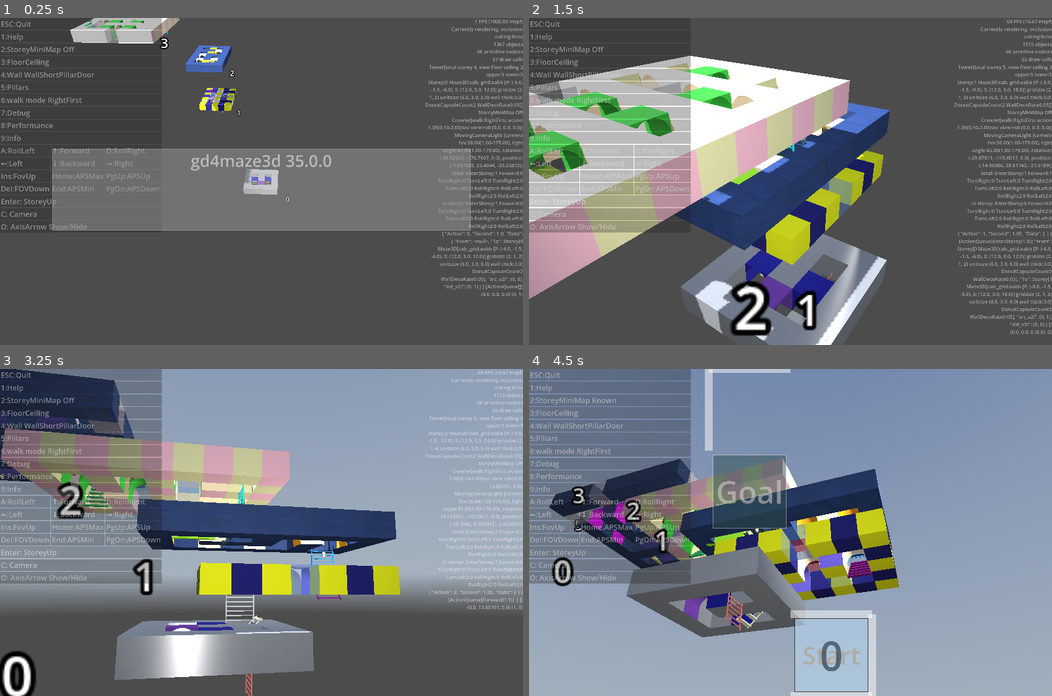
Above: before the commit, frames 1-4 (two rows, left to right).
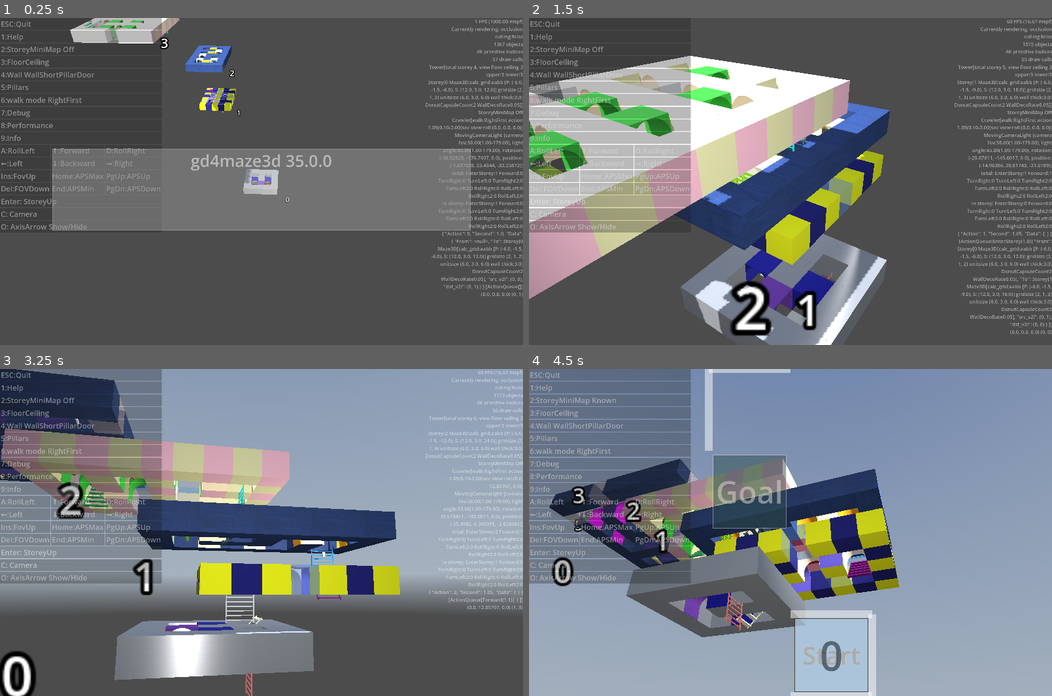
Above: after the commit, the same moments.

Repository: kasworld/gd4maze3d
Game: Godot game, scene res://main.tscn
Same seed, same stepped clock (60 frames per second), same inputs: the game is played once before the commit and once after it. A sky picture missing from this copy of the repository is replaced by a grey-blue gradient.
Inputs (mouse positions are in pixels of both pictures, inside the frame that each line leads up to):
- Up to frame 1 (0.25 s): no input
- Up to frame 2 (1.5 s): click "Enter: StoreyUp" at 0.5 s; click "Enter: StoreyUp" at 1.25 s
- Up to frame 3 (3.25 s): tap Enter at 2 s; move the mouse to (376, 516) at 2.02 s; hold Right 2.03-2.78 s; tap Q at 2.1 s; click (376, 516) at 2.17 s; move the mouse to (156, 548) at 2.77 s; hold Down from 2.78 s (still down); tap E at 2.85 s
- Up to frame 4 (4.5 s): move the mouse to (842, 460) at 3.52 s; release Down at 3.53 s; hold Right 3.53-4.28 s; tap 1 at 3.6 s; move the mouse to (764, 597) at 4.27 s; hold Up from 4.28 s (still down); tap 2 at 4.35 s; click (764, 597) at 4.42 s

The runs differ from the first frame. In frame 1, less than 0.1% of the frame differs, in the area x 40-45%, y 13-27%; in frame 2, less than 0.1%; in frame 3, less than 0.1%; in frame 4, less than 0.1%, in the area x 33-42%, y 49-55%.
Error in both runs: Invalid call. Nonexistent function 'enqueue_with_speed' in base 'RefCounted (ActionQueue)'. (res://main.gd:183)

Commit message:
fix wall deco size

Diff:
--- a/maze_3d/maze_3d.gd
+++ b/maze_3d/maze_3d.gd
@@ -41,14 +41,15 @@
 	calc_grid = CalcGrid3D.new(CalcGrid3D.SizeToAABB(sz), grid3d)
 	PreCalced.Grid2D = Vector2i(maze_cells.width,maze_cells.height)
 	PreCalced.PillarSize = Vector3(wall_thick,cell_size.y,wall_thick)
-	PreCalced.SizeV2 = (PreCalced.Grid2D as Vector2) * Vector2(cell_size.x, cell_size.z)
 	PreCalced.SizeV3 = calc_grid.aabb.size
+	PreCalced.SizeV2 = Vector2(PreCalced.SizeV3.x, PreCalced.SizeV3.z)
 	PreCalced.SizeWithWallV2 = PreCalced.SizeV2 + Vector2(wall_thick, wall_thick)
 	PreCalced.SizeWithWallV3 = Vector3(PreCalced.SizeWithWallV2.x, cell_size.y, PreCalced.SizeWithWallV2.y)
 	PreCalced.WallSize_H_Long = Vector3(cell_size.x, cell_size.y, wall_thick)
 	PreCalced.WallSize_H_Short = PreCalced.WallSize_H_Long - Vector3(wall_thick, 0, 0)
 	PreCalced.WallSize_V_Long = Vector3(wall_thick, cell_size.y, cell_size.z)
 	PreCalced.WallSize_V_Short = PreCalced.WallSize_V_Long - Vector3(0, 0, wall_thick)
+	#print_debug(PreCalced)
 	return self
 
 func init_with_material(matmain :StandardMaterial3D, matsub :StandardMaterial3D) -> Maze3D:
--- a/project.godot
+++ b/project.godot
@@ -13,7 +13,7 @@
 config/name="gd4maze3d"
 config/version="35.0.0"
 run/main_scene="res://main.tscn"
-config/features=PackedStringArray("4.6", "Forward Plus")
+config/features=PackedStringArray("4.7", "Forward Plus")
 config/icon="res://icon.svg"
 
 [debug]
--- a/storey/storey.gd
+++ b/storey/storey.gd
@@ -227,13 +227,14 @@
 ## add wall deco
 var deco_order := ListIter.new(range(5))
 func add_wall_deco_at(x :int, y :int, dir_flag :Maze.Flag) -> void:
+	var cell_size := maze3d.calc_grid.unit_size - Vector3(maze3d.WallThick,0,maze3d.WallThick)
 	if randf() < WallDecoRate:
 		match deco_order.get_and_next():
 			0:
 				if line2d_subviewport == null:
 					line2d_subviewport = make_line2d_subvuewport(Vector2i(2000,1500))
 					$WallDeco.add_child(line2d_subviewport)
-				var b := MakePlaneSubViewport(line2d_subviewport, Vector2(maze3d.calc_grid.unit_size.x, maze3d.calc_grid.unit_size.y))
+				var b := MakePlaneSubViewport(line2d_subviewport, Vector2(cell_size.x, cell_size.y))
 				$WallDeco.add_child(b)
 				b.position = maze3d.wall_deco_pos_by_dir(x,y,dir_flag)
 				#b.rotate_x(PI/2)
@@ -242,23 +243,23 @@
 				if minimap_subviewport == null:
 					minimap_subviewport = make_minimap_subvuewport(Vector2i(2000,1500))
 					$WallDeco.add_child(minimap_subviewport)
-				var b := MakePlaneSubViewport(minimap_subviewport, Vector2(maze3d.calc_grid.unit_size.x, maze3d.calc_grid.unit_size.y))
+				var b := MakePlaneSubViewport(minimap_subviewport, Vector2(cell_size.x, cell_size.y))
 				$WallDeco.add_child(b)
 				b.position = maze3d.wall_deco_pos_by_dir(x,y,dir_flag)
 				#b.rotate_x(PI/2)
 				b.rotate_y(Maze.DirToRadian(Maze.FlagToDir[dir_flag]))
 			2:
 				var depth := 0.1
-				var 크기기준 :float = min(maze3d.calc_grid.unit_size.x, maze3d.calc_grid.unit_size.y,maze3d.calc_grid.unit_size.z)
+				var 크기기준 :float = min(cell_size.x, cell_size.y,cell_size.z)
 				var n :Node3D = preload("res://calendar_3d/calendar_3d.tscn").instantiate()
-				n.init(maze3d.calc_grid.unit_size.x, maze3d.calc_grid.unit_size.y, depth, 크기기준/12, false)
+				n.init(cell_size.x, cell_size.y, depth, 크기기준/12, false)
 				#n.rotate_x(PI/2)
 				n.rotate_y(Maze.DirToRadian(Maze.FlagToDir[dir_flag]))
 				n.position = maze3d.wall_deco_pos_by_dir(x,y,dir_flag)
 				$WallDeco.add_child(n)
 			3:
 				var depth := 0.1
-				var 크기기준 :float = min(maze3d.calc_grid.unit_size.x, maze3d.calc_grid.unit_size.y,maze3d.calc_grid.unit_size.z)
+				var 크기기준 :float = min(cell_size.x, cell_size.y,cell_size.z)
 				var n :Node3D = preload("res://analog_clock_3d/analog_clock_3d.tscn").instantiate()
 				n.init(크기기준/2, depth, 크기기준/16, false)
 				#n.rotate_x(PI/2)
@@ -268,13 +269,13 @@
 				n.update_clock(AnalogClock3D.get_localtime_from_system())
 			4: # make bookcase
 				var center := CSG.MakeDummyCenter()
-				var net_size := Vector2(maze3d.calc_grid.unit_size.x-maze3d.WallThick*2,maze3d.calc_grid.unit_size.y)
+				var net_size := Vector2(cell_size.x,cell_size.y)
 				var mat := CSG.MakeColorMaterial(RandomColorIter.get_and_next(), false)
 				CSG.AddHWire(center,
-					net_size, Vector2i(4,8), maze3d.WallThick /4, maze3d.WallThick*2 ,
+					net_size, Vector2i(4,8), cell_size.x *0.01, cell_size.x*0.1 ,
 					mat )
 				CSG.AddVWire(center,
-					net_size, Vector2i(4,8), maze3d.WallThick /4, maze3d.WallThick*2 ,
+					net_size, Vector2i(4,8), cell_size.x *0.01, cell_size.x*0.1 ,
 					mat)
 				var n = preload("res://prop_wire_net/prop_wire_net.tscn").instantiate()
 				n.bake.call_deferred(center)
